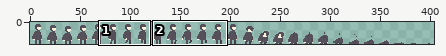
Sprite sheet: Assets/Bundles/Enemy/Panzee/panzee.png. The first picture is a wide view before the edit; the outline marks the close-up.
Close-up. The starting point:
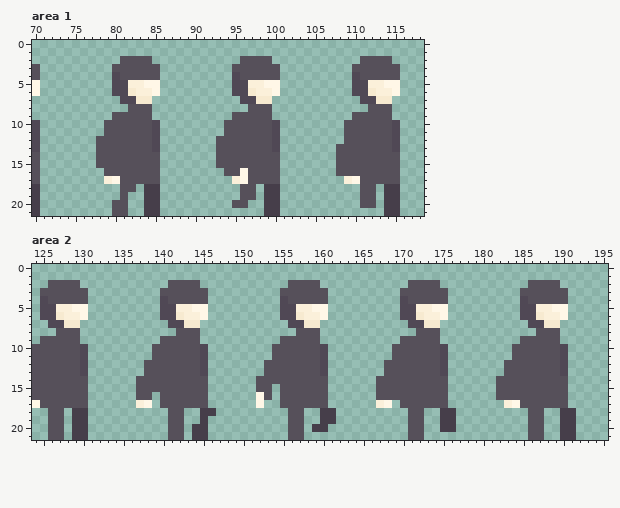
The file is 405x22 pixels. Colours within 5 levels of each other are drawn and written as one. Shown: area 1: x 70..118, y 0..21; area 2: x 124..195, y 0..21. The wide view leaves out empty margins.
Now the later version:
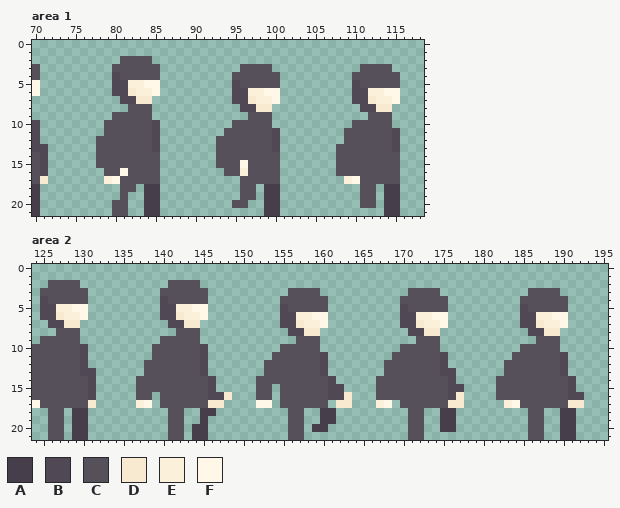
Palette (. is transparent): A #463e4a  B #504855  C #56505a  D #f7ead0  E #fbf0da  F #fff7e7
The edit:
--- area 1
@@ x 70..118 @@
  1 .................................................
- 2 ...........CCCC...........CCCC...........CCCC....
- 3 C.........CCCCCC.........CCCCCC.........CCCCCC...
- 4 C.........BCCCCC.........BCCCCC.........BCCCCC...
- 5 F.........BBEEFF.........BBEEFF.........BBEEFF...
- 6 F.........BBDEEF.........BBDEEF.........BBDEEF...
- 7 ...........BBDD...........BBDD...........BBDD....
- 8 ............CCC............CCC............CCC....
- 9 ..........CCCCC..........CCCCC..........CCCCC....
-10 B........CCCCCCB........CCCCCCB........CCCCCCB...
+ 2 ...........CCCC..................................
+ 3 C.........CCCCCC..........CCCC...........CCCC....
+ 4 C.........BCCCCC.........CCCCCC.........CCCCCC...
+ 5 F.........BBEEFF.........BCCCCC.........BCCCCC...
+ 6 F.........BBDEEF.........BBEEFF.........BBEEFF...
+ 7 ...........BBDD..........BBDEEF.........BBDEEF...
+ 8 ............CCC...........BBDD...........BBDD....
+ 9 ..........CCCCC............CCC............CCC....
+10 B........CCCCCCB.........CCCCC..........CCCCC....
 11 B........CCCCCCB........CCCCCCB........CCCCCCB...
 12 B.......CCCCCCCB.......CCCCCCCB........CCCCCCB...
-13 B.......CCCCCCCB.......CCCCCCCB.......CCCCCCCB...
-14 C.......CCCCCCCC.......CCCCCCCC.......CCCCCCCC...
-15 C.......CCCCCCCC.......CCCCCCCC.......CCCCCCCC...
-16 C........CCCCCCC........CCFCCCC.......CCCCCCCC...
-17 C........EFCCCCC.........EFCCCC........EFCCCCC...
+13 BB......CCCCCCCB.......CCCCCCCB.......CCCCCCCB...
+14 CB......CCCCCCCC.......CCCCCCCC.......CCCCCCCC...
+15 CB......CCCCCCCC.......CCCFCCCC.......CCCCCCCC...
+16 CB.......CCFCCCC........CCECCCC.......CCCCCCCC...
+17 CD.......EFCCCCC..........CCCCC........EFCCCCC...
 18 A..........CC.AA..........CC.AA..........CC.AA...
--- area 2
@@ x 124..195 @@
  1 ........................................................................
- 2 ..CCCC...........CCCC...........CCCC...........CCCC...........CCCC......
- 3 .CCCCCC.........CCCCCC.........CCCCCC.........CCCCCC.........CCCCCC.....
- 4 .BCCCCC.........BCCCCC.........BCCCCC.........BCCCCC.........BCCCCC.....
- 5 .BBEEFF.........BBEEFF.........BBEEFF.........BBEEFF.........BBEEFF.....
- 6 .BBDEEF.........BBDEEF.........BBDEEF.........BBDEEF.........BBDEEF.....
- 7 ..BBDD...........BBDD...........BBDD...........BBDD...........BBDD......
- 8 ...CCC............CCC............CCC............CCC............CCC......
- 9 .CCCCC..........CCCCC..........CCCCC..........CCCCC..........CCCCC......
-10 CCCCCCB........CCCCCCB........CCCCCCB........CCCCCCB........CCCCCCB.....
+ 2 ..CCCC...........CCCC...................................................
+ 3 .CCCCCC.........CCCCCC..........CCCC...........CCCC...........CCCC......
+ 4 .BCCCCC.........BCCCCC.........CCCCCC.........CCCCCC.........CCCCCC.....
+ 5 .BBEEFF.........BBEEFF.........BCCCCC.........BCCCCC.........BCCCCC.....
+ 6 .BBDEEF.........BBDEEF.........BBEEFF.........BBEEFF.........BBEEFF.....
+ 7 ..BBDD...........BBDD..........BBDEEF.........BBDEEF.........BBDEEF.....
+ 8 ...CCC............CCC...........BBDD...........BBDD...........BBDD......
+ 9 .CCCCC..........CCCCC............CCC............CCC............CCC......
+10 CCCCCCB........CCCCCCB.........CCCCC..........CCCCC..........CCCCC......
 11 CCCCCCB........CCCCCCB........CCCCCCB........CCCCCCB........CCCCCCB.....
 12 CCCCCCB.......CCCCCCCB.......CCCCCCCB.......CCCCCCCB.......CCCCCCCB.....
-13 CCCCCCB.......CCCCCCCB.......CCCCCCCB.......CCCCCCCB.......CCCCCCCB.....
-14 CCCCCCC......CCCCCCCCC......CCCCCCCCC......CCCCCCCCC......CCCCCCCCC.....
-15 CCCCCCC......CCCCCCCCC......CC.CCCCCC......CCCCCCCCC......CCCCCCCCC.....
-16 CCCCCCC......CC.CCCCCC......FC.CCCCCC......CCCCCCCCC......CCCCCCCCC.....
-17 FCCCCCC......EF.CCCCCC......F..CCCCCC......EF.CCCCCC.......EFCCCCCC.....
+13 CCCCCCBB......CCCCCCCB.......CCCCCCCB.......CCCCCCCBB......CCCCCCCB.....
+14 CCCCCCCB.....CCCCCCCCCB.....CCCCCCCCCB.....CCCCCCCCCB.....CCCCCCCCCB....
+15 CCCCCCCB.....CCCCCCCCCB.....CC.CCCCCCBB....CCCCCCCCCBB....CCCCCCCCCB....
+16 CCCCCCCB.....CC.CCCCCCBBD...CC.CCCCCCBBD...CCCCCCCCCBD....CCCCCCCCCBB...
+17 FCCCCCCD.....EF.CCCCCCDD....FF.CCCCCC.DD...EF.CCCCCCDD.....EFCCCCCCDD...
 18 ..CC.AA..........CC..AA.........CC..AA.........CC..AA.........CC..AA....
